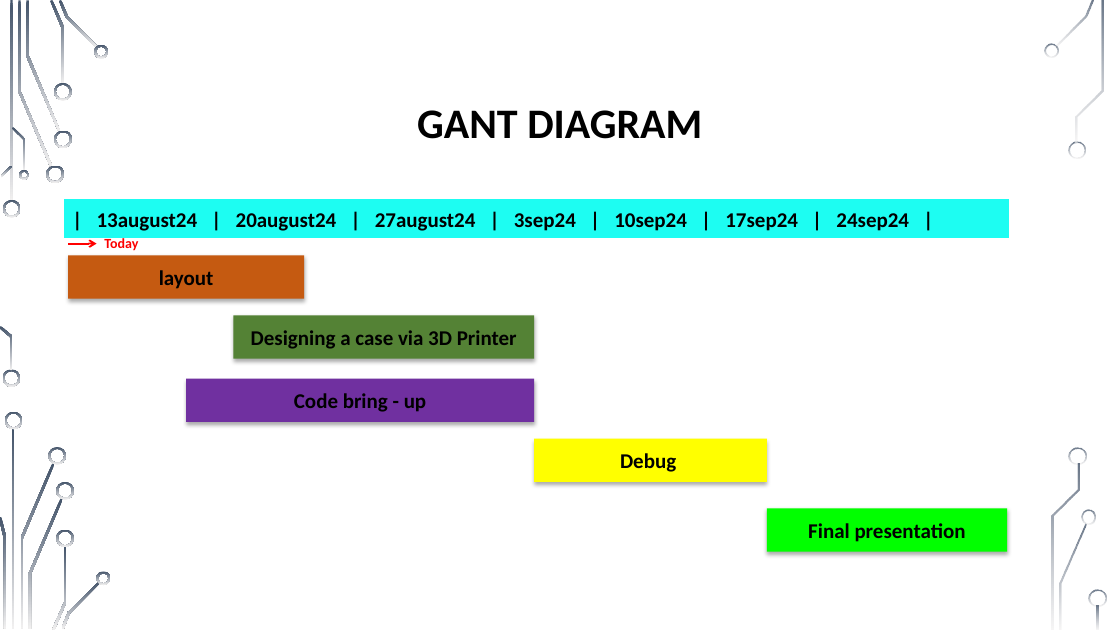
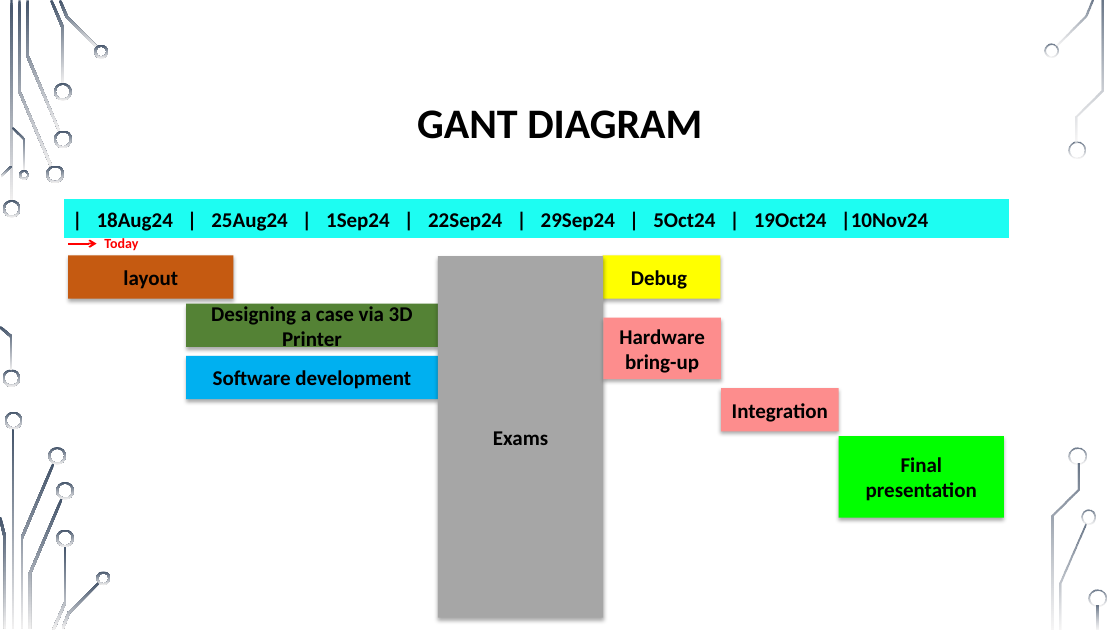
Before and after one commit to muhammad0bi/Technion_044167_E.E._project_A_IOT-Barcode_cheker, a slide deck: slide 15 of Presntations/Midterm presentation IOT Barcode checker 7681.pptx (slide 13 before the commit). Drawn at 1120x630 pixels with LibreOffice and Linux fonts; fonts in the diff are those of the drawing; background and template pictures are left out. Boxes give left, top, right and bottom in pixels: in the first picture for what was removed or moved away, otherwise in the second. Text is boxed around its words. In the diff, an @@ line names an element or a change of style, - is before the commit and + after.

Commit message:
update work mod diagram

```diff
--- a/Presntations/Midterm presentation IOT Barcode checker 7681.pptx
+++ b/Presntations/Midterm presentation IOT Barcode checker 7681.pptx
@@ text in math minus at [97,211,928,231]: text changed @@
-| 13august24 | 20august24 | 27august24 | 3sep24 | 10sep24 | 17sep24 | 24sep24 |
+| 18Aug24 | 25Aug24 | 1Sep24 | 22Sep24 | 29Sep24 | 5Oct24 | 19Oct24 |10Nov24
@@ rectangle "layout": place and size @@
-rectangle "layout" at [68,255,304,299]
+rectangle "layout" at [68,255,234,299]
@@ rectangle added at [438,256,603,618], fill #A6A6A6, 18 pt, text #000000, bold @@
+Exams
@@ rectangle "Debug": place and size @@
-rectangle "Debug" at [534,439,767,482]
+rectangle "Debug" at [602,255,720,299]
@@ rectangle "Designing a case via 3D ...": place and size @@
-rectangle "Designing a case via 3D ..." at [234,315,534,359]
+rectangle "Designing a case via 3D ..." at [187,303,439,347]
@@ rectangle added at [603,318,721,379], fill #FD8D8D, 18 pt, text #000000, bold @@
+Hardware bring-up
@@ rectangle "Software development": place and size @@
-rectangle "Software development" at [187,379,534,423]
+rectangle "Software development" at [187,356,439,400]
@@ rectangle "Software development" at [187,356,439,400]: fill #7030A0 to #00B0F0 @@
@@ text in rectangle at [213,370,411,389]: text changed @@
-Code bring - up
+Software development
@@ rectangle added at [721,388,839,432], fill #FD8D8D, 18 pt, text #000000, bold @@
+Integration
@@ rectangle "Final presentation": place and size @@
-rectangle "Final presentation" at [767,508,1007,552]
+rectangle "Final presentation" at [839,436,1004,518]
```
Also in this commit, not shown: 6 other slides changed, 2 slides added.
